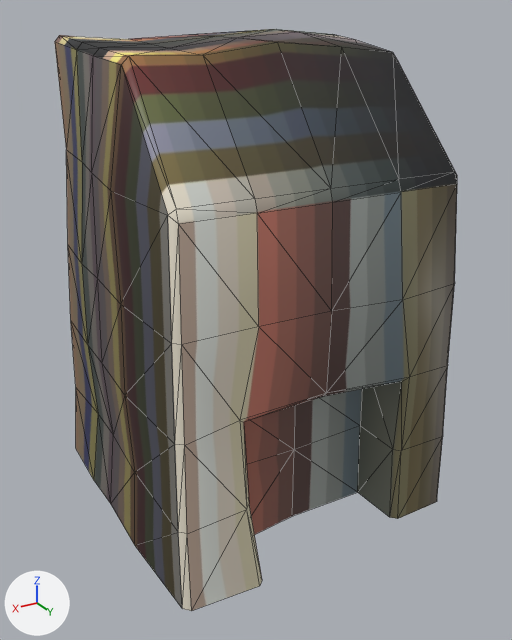
The glTF model dans_modeling_agency/assets/MSH_Building_Hole_004.glb as it was, and as the next commit left it.
Rendered twice from a 50 mm lens placed at (5.81, 9.99, 8.16), pointed at (0.0, 0.3, 3.32). Every picture has the same lights, and +X, +Y and +Z are marked at lower left. Mesh edges are drawn as thin lines. Vertices at the same position are counted once.

In view in the first picture: 'Base.017'.
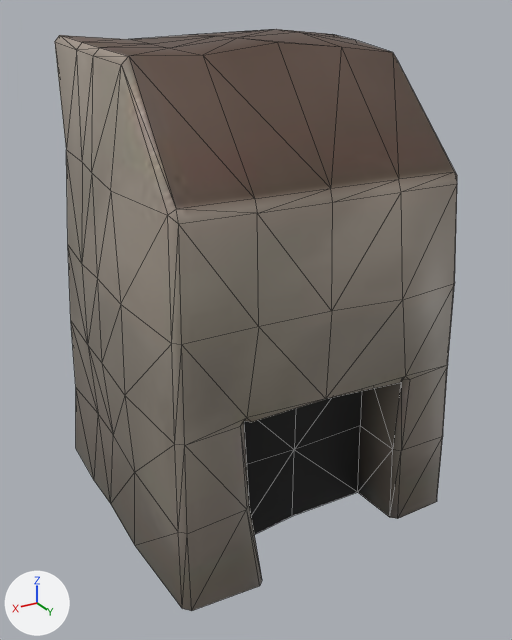
Boxes [x1, y1, x2, y2] around the edits, measured in the pictures (512 x 640 px; the box of a moved part takes in the faces that stretch with it):
'Base.017', surface changed, reshaped: [55, 29, 457, 611] in both
part 1 of me_grid_022, moved or reshaped: [182, 283, 455, 509] in both
part 2 of me_grid_022, surface changed: [55, 29, 457, 611] in both

Edits to the bpy script that builds the scene:
```text
Add img_tx_buildings:
    img_tx_buildings = load_image('TX_Buildings', '_unpacked/TX_Buildings', 1024, 1024, 'sRGB')
Change mat_material:
    mat_material.texture: img_tx_palette -> img_tx_buildings
Change me_grid_022:
    used by ob_base_017; location = (0.0, 0.0, 0.0)
    remove me_grid_022.from_pydata(...)  # 152 vertices, 278 faces; spans x -2.65..2.68, y -2.77..2.7, z 0.0..7.94
    add me_grid_022.from_pydata(...)  # 155 vertices, 278 faces; spans x -2.65..2.68, y -2.77..2.7, z 0.0..7.94
    me_grid_022 part 1
    8 vertices are removed from x -1.48..1.54, y 1.52..2.6, z 2.67..2.9
    33 faces are deleted
    1 vertex moves from x -1.4, y 2.51, z 2.75 to x -1.39, y 2.52, z 2.8
    11 vertices are added at x -1.49..1.53, y 1.52..2.62, z 2.8..2.9
    33 new faces join them
    me_grid_022 part 2: 245 kept faces spanning x -2.65..2.68, y -2.77..2.7, z 0.0..7.94 get new texture (UV) coordinates
```
